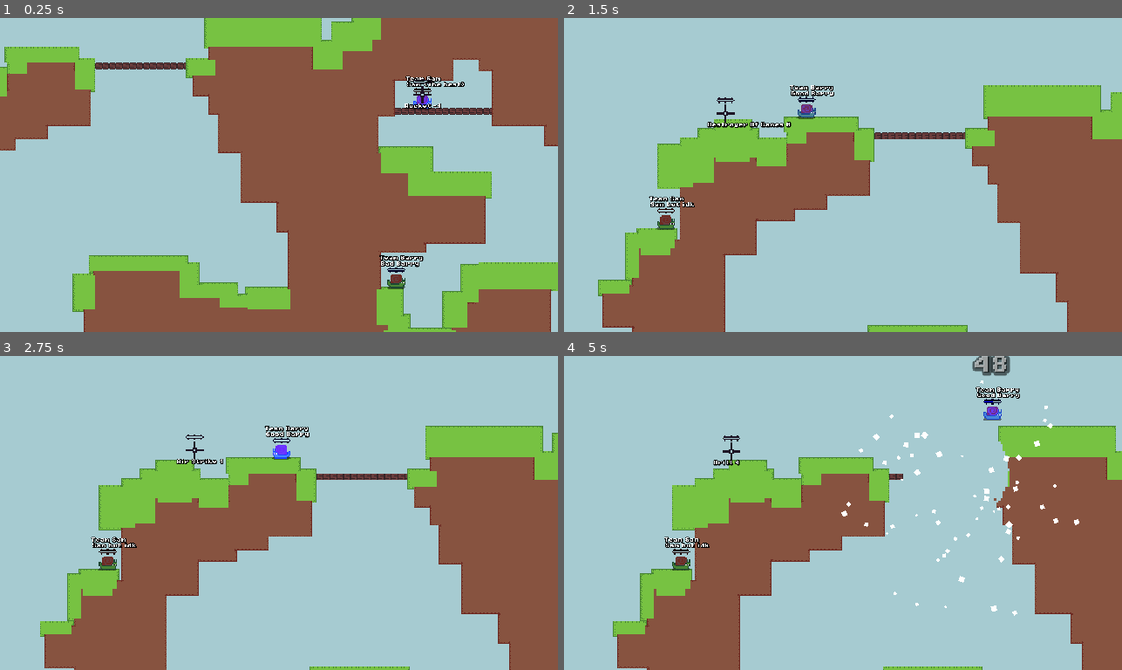
Above: before the commit, frames 1-4 (two rows, left to right).
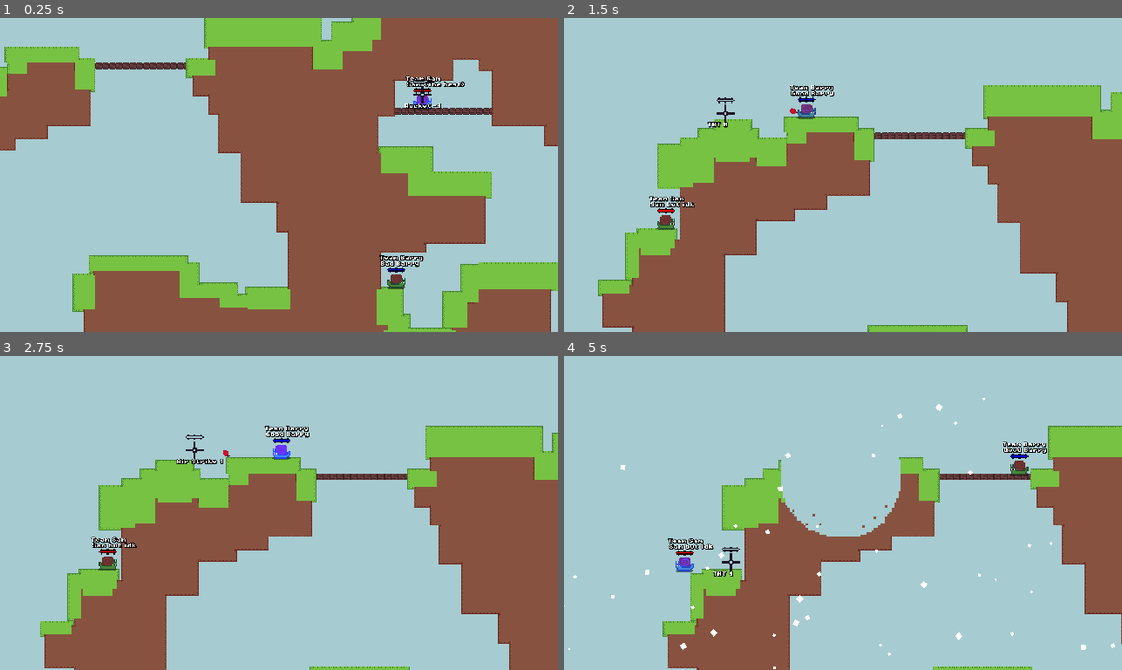
Above: after the commit, the same moments.

Repository: codingbanana21/Snail-Wars
Game: Godot game, scene res://scenes/game.tscn
Same seed, same stepped clock (60 frames per second), same inputs: the game is played once before the commit and once after it.
Inputs (mouse positions are in pixels of both pictures, inside the frame that each line leads up to):
- Up to frame 1 (0.25 s): no input
- Up to frame 2 (1.5 s): tap Enter (skip) at 0.5 s; move the mouse to (870, 175) at 0.52 s; hold D (right) from 0.53 s (still down); tap Mouse wheel down (last_weapon) at 0.6 s; tap W (jump) at 0.77 s; move the mouse to (815, 175) at 1.27 s; click (815, 175) at 1.35 s
- Up to frame 3 (2.75 s): tap W (jump) at 1.52 s; tap Mouse wheel down (last_weapon) at 1.55, 2.1 s; move the mouse to (290, 506) at 2.02 s; release D (right) at 2.03 s; hold A (left) from 2.03 s (still down)
- Up to frame 4 (5 s): move the mouse to (837, 519) at 2.77 s; release A (left) at 2.78 s; hold D (right) 2.78-4.28 s; tap Mouse wheel up (next_weapon) at 2.85 s; tap W (jump) at 3.02, 3.77, 4.52 s; tap Mouse wheel down (last_weapon) at 3.05, 3.6, 4.55 s; move the mouse to (887, 516) at 3.52 s; move the mouse to (798, 509) at 4.27 s; hold A (left) from 4.28 s (still down); click (798, 509) at 4.35 s

The runs differ from the first frame. In frame 1, less than 0.1% of the frame differs, in the area x 69-78%, y 23-81%; in frame 2, 0.2%; in frame 3, less than 0.1%; in frame 4, 27%, in the area x 0-100%, y 0-100%.

Commit message:
Bug fixs and added TNT

Diff:
--- a/projectiles/bomb.tscn
+++ b/projectiles/bomb.tscn
@@ -4,10 +4,12 @@
 [ext_resource type="Texture2D" uid="uid://cdi5eipdsfw53" path="res://assets/images/bomb.png" id="2_3xfjl"]
 
 [sub_resource type="CircleShape2D" id="CircleShape2D_dlca0"]
+radius = 7.0
 
 [node name="Bomb" unique_id=791496552 instance=ExtResource("1_8u238")]
 speed = 90.0
 damage = 60
+knockback = 1200
 explosion_time = 1.5
 explosion_size = 24
 explosion_accuracy = 28.0
--- a/projectiles/grenade.tscn
+++ b/projectiles/grenade.tscn
@@ -4,7 +4,7 @@
 [ext_resource type="Texture2D" uid="uid://qlt5j1ltdxr2" path="res://assets/images/grenade.png" id="2_5t3jc"]
 
 [sub_resource type="CircleShape2D" id="CircleShape2D_qhqgy"]
-radius = 8.0
+radius = 6.0
 
 [node name="Grenade" unique_id=791496552 instance=ExtResource("1_yss3y")]
 explosion_time = 2.5
--- /dev/null
+++ b/projectiles/tnt.tscn
@@ -0,0 +1,24 @@
+[gd_scene format=3 uid="uid://ctkya3r66obcb"]
+
+[ext_resource type="PackedScene" uid="uid://cubfm8w8o5obj" path="res://projectiles/projectile.tscn" id="1_2ywih"]
+[ext_resource type="Texture2D" uid="uid://b7fgok4ioqjf" path="res://assets/images/tnt.png" id="2_gjjih"]
+
+[sub_resource type="CircleShape2D" id="CircleShape2D_gjjih"]
+radius = 7.0
+
+[node name="TNT" unique_id=791496552 instance=ExtResource("1_2ywih")]
+speed = 25.0
+damage = 80.0
+knockback = 1500
+explosion_time = 2.5
+explosion_size = 28
+explosion_accuracy = 34.0
+
+[node name="Image" parent="." index="0" unique_id=2045045234]
+texture = ExtResource("2_gjjih")
+
+[node name="CollisionShape2D" parent="." index="1" unique_id=679883136]
+shape = SubResource("CircleShape2D_gjjih")
+
+[node name="CollisionShape2D" parent="DetectBox" parent_id_path=PackedInt32Array(289666369) index="0" unique_id=1905896826]
+shape = null
--- a/scenes/player.tscn
+++ b/scenes/player.tscn
@@ -62,6 +62,7 @@
 offset_top = -17.0
 offset_right = 14.5
 offset_bottom = -1.0
+value = 100.0
 texture_under = ExtResource("4_qlg0r")
 texture_progress = ExtResource("4_dqkch")
 
--- a/scripts/Globals.gd
+++ b/scripts/Globals.gd
@@ -4,12 +4,7 @@
 var team_turn: int = 0
 var players_in_team: int = 3
 var number_of_teams: int = 2
-var teams_weapons: Array[Array] = [[-1,5,4,3,1,1,0]]
-
-
-func _ready() -> void:
-	for i in range(number_of_teams - 1):
-		teams_weapons = teams_weapons + teams_weapons
+var teams_weapons: Array[Array] = [[-1,5,4,3,1,1,1], [-1,5,4,3,1,1,1]]
 
 
 func next_player(skip_player: bool = false):
--- a/scripts/Mouse.gd
+++ b/scripts/Mouse.gd
@@ -5,7 +5,7 @@
 @onready var shake_timer: Timer = $ShakeTimer
 @onready var camera_2d: Camera2D = $Camera2D
 
-const WEAPONS: Array[String] = ["Rocket", "Grenade", "Drill", "Bomb", "Air Strike", "Drill Strike", "Destroyer Of Games"]
+const WEAPONS: Array[String] = ["Rocket", "Grenade", "Drill", "Bomb", "Air Strike", "Drill Strike", "TNT", "Destroyer Of Games"]
 
 var moving: bool = false
 var shot_progess: float = 0.0
--- a/scripts/player.gd
+++ b/scripts/player.gd
@@ -17,7 +17,7 @@
 const SPEED: float = 12.0
 const JUMP_SPEED: float = 200
 const PLAYER_GRAVITY: float = 30.0
-const WEAPONS: Array[String] = ["rocket", "grenade", "drill", "bomb", "air_strike", "drill_strike", "destroyer_of_games"]
+const WEAPONS: Array[String] = ["rocket", "grenade", "drill", "bomb", "air_strike", "drill_strike", "tnt", "destroyer_of_games"]
 
 var projectile_speed: float = 0.0
 var max_hp: float = 100.0
@@ -56,6 +56,8 @@
 
 	if Input.is_action_just_pressed("last_weapon"):
 		weapon -= 1
+		if weapon <= 0:
+			weapon = 6
 
 	weapon %= 7
 	Mouse.weapon_left = str(Globals.teams_weapons[team_number][weapon])
Binary file added: assets/images/tnt.png
Not shown, added: assets/images/tnt.png.import
